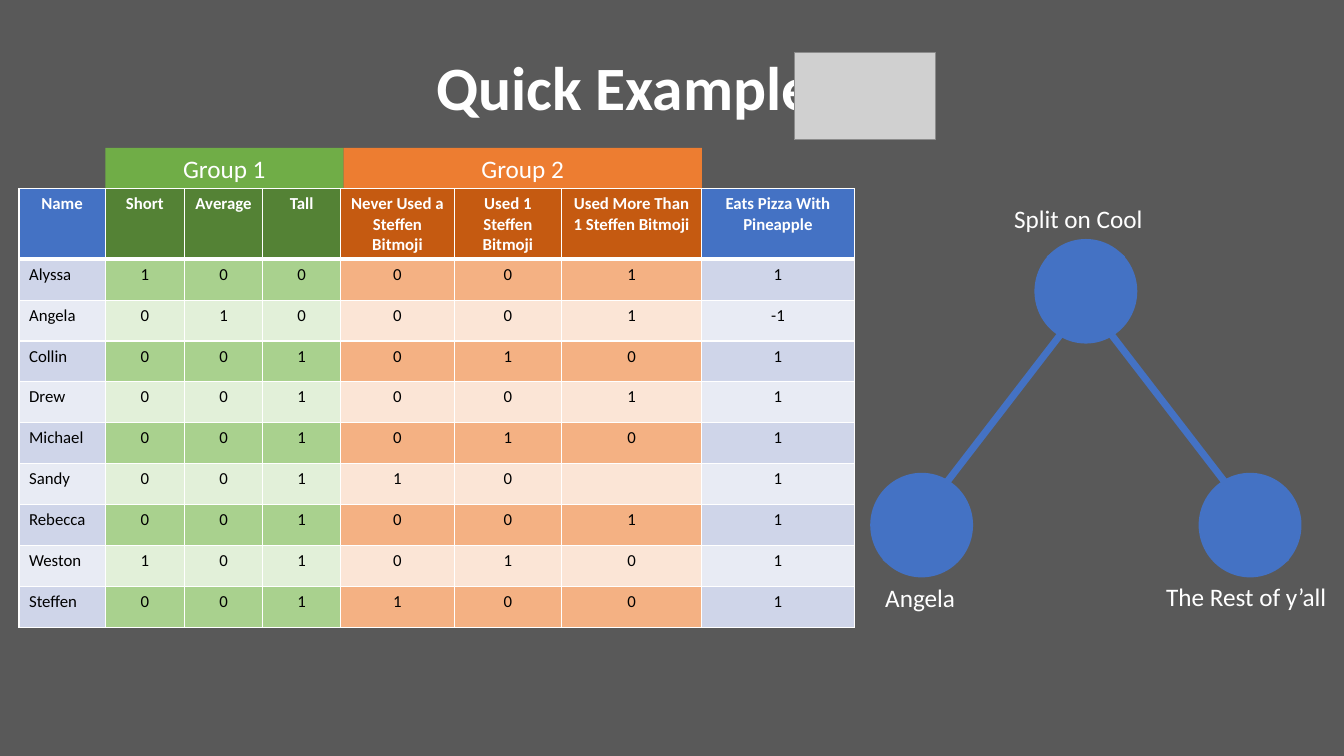
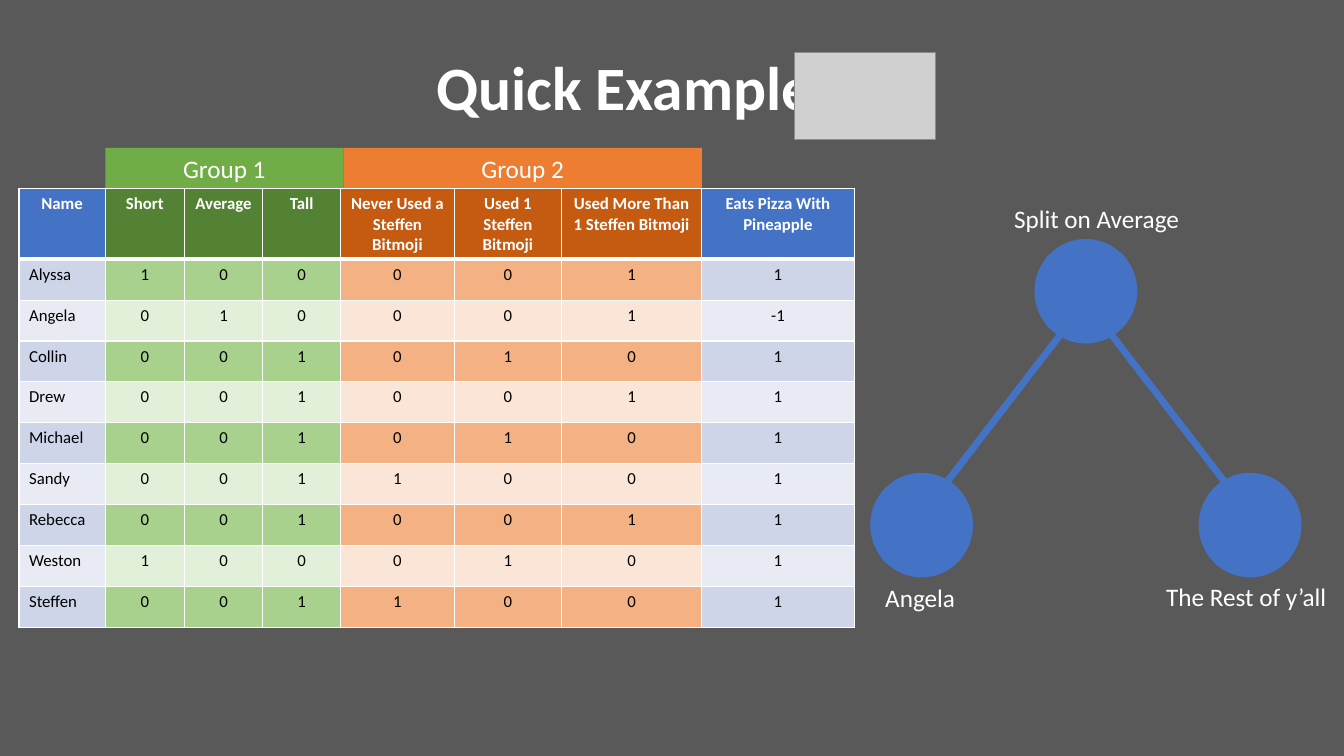
Before and after one commit to DillWithIt77/D2P-Spring-2021, a slide deck: slide 4 of Presentations/Trees Get Degrees_Full_Presentation.pptx. Drawn at 1344x756 pixels with LibreOffice and Linux fonts; fonts in the diff are those of the drawing; grey boxes stand for pictures. Boxes give left, top, right and bottom in pixels: in the first picture for what was removed or moved away, otherwise in the second. Text is boxed around its words. In the diff, an @@ line names an element or a change of style, - is before the commit and + after.

```diff
--- a/Presentations/Trees Get Degrees_Full_Presentation.pptx
+++ b/Presentations/Trees Get Degrees_Full_Presentation.pptx
@@ table at [19,189,858,627] @@
-row 7, column 7: 
+row 7, column 7: 0
-row 9, column 4: 1
+row 9, column 4: 0
@@ text at [1014,210,1179,233]: text changed @@
-Split on Cool
+Split on Average
```
Also in this commit, not shown: 1 other slide changed.
